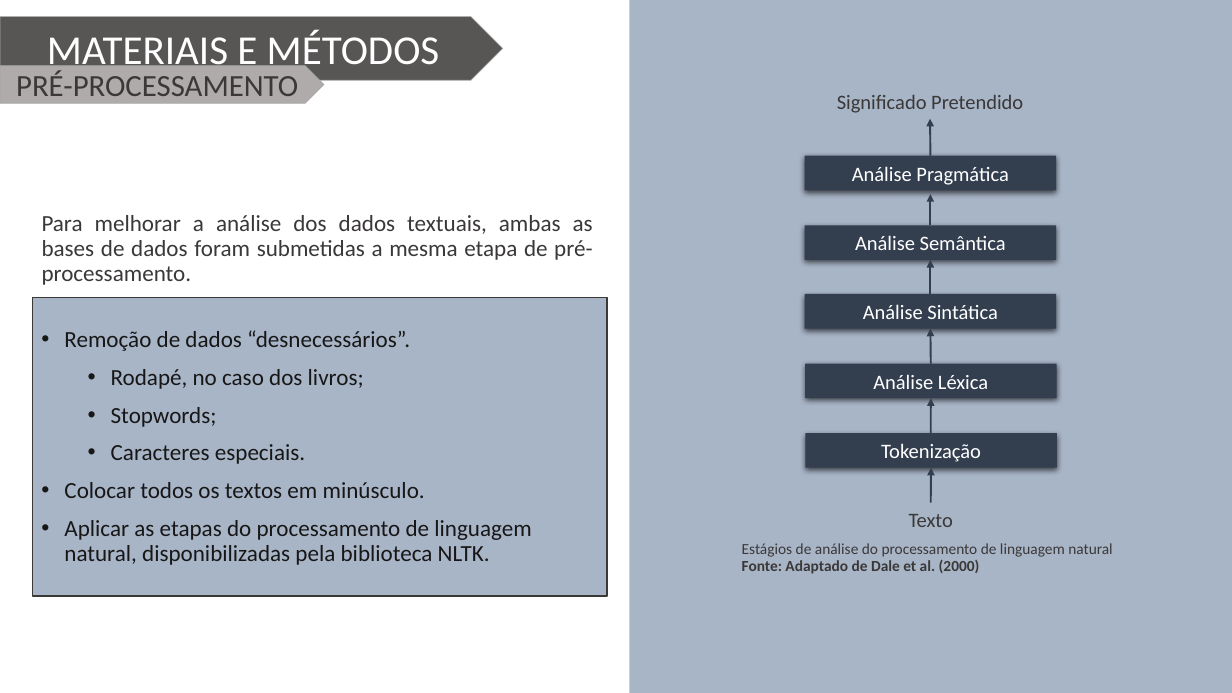
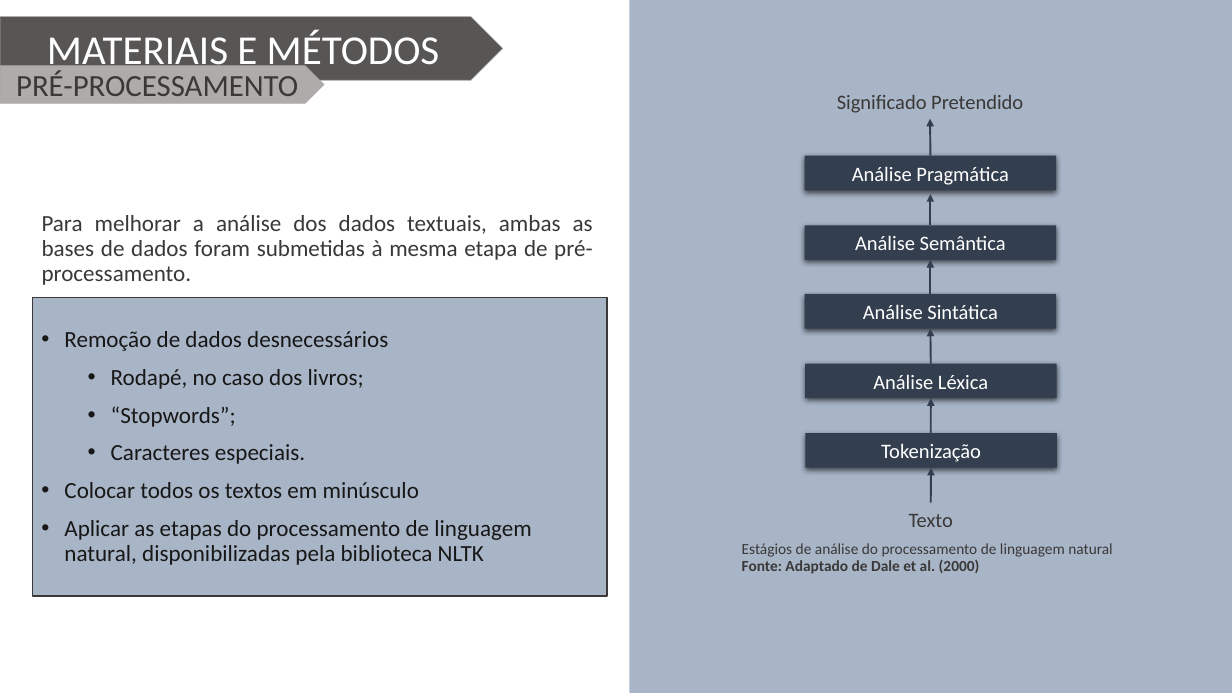
Before and after one commit to Wiryco/Natural-Language-Analysis-And-Processing, a slide deck: slide 6 of Apresentação/Apresentação TCC - Vinícius Andrade Lopes.pptx. Drawn at 1232x693 pixels with LibreOffice and Linux fonts; fonts in the diff are those of the drawing; background and template pictures are left out. Boxes give left, top, right and bottom in pixels: in the first picture for what was removed or moved away, otherwise in the second. Text is boxed around its words. In the diff, an @@ line names an element or a change of style, - is before the commit and + after.

```diff
--- a/Apresentação/Apresentação TCC - Vinícius Andrade Lopes.pptx
+++ b/Apresentação/Apresentação TCC - Vinícius Andrade Lopes.pptx
@@ text at [42,215,593,285]: text changed @@
-Para melhorar a análise dos dados textuais, ambas as bases de dados foram submetidas a mesma etapa de pré-processamento.
+Para melhorar a análise dos dados textuais, ambas as bases de dados foram submetidas à mesma etapa de pré-processamento.
@@ text in rectangle at [64,331,388,351]: text changed @@
-• Remoção de dados “desnecessários”.
+• Remoção de dados desnecessários
@@ text in rectangle at [111,406,236,427]: text changed @@
-  • Stopwords;
+  • “Stopwords”;
@@ text in rectangle at [64,482,531,565]: text changed @@
-• Colocar todos os textos em minúsculo.
-• Aplicar as etapas do processamento de linguagem natural, disponibilizadas pela biblioteca NLTK.
+• Colocar todos os textos em minúsculo
+• Aplicar as etapas do processamento de linguagem natural, disponibilizadas pela biblioteca NLTK
```
Also in this commit, not shown: 11 other slides changed.
